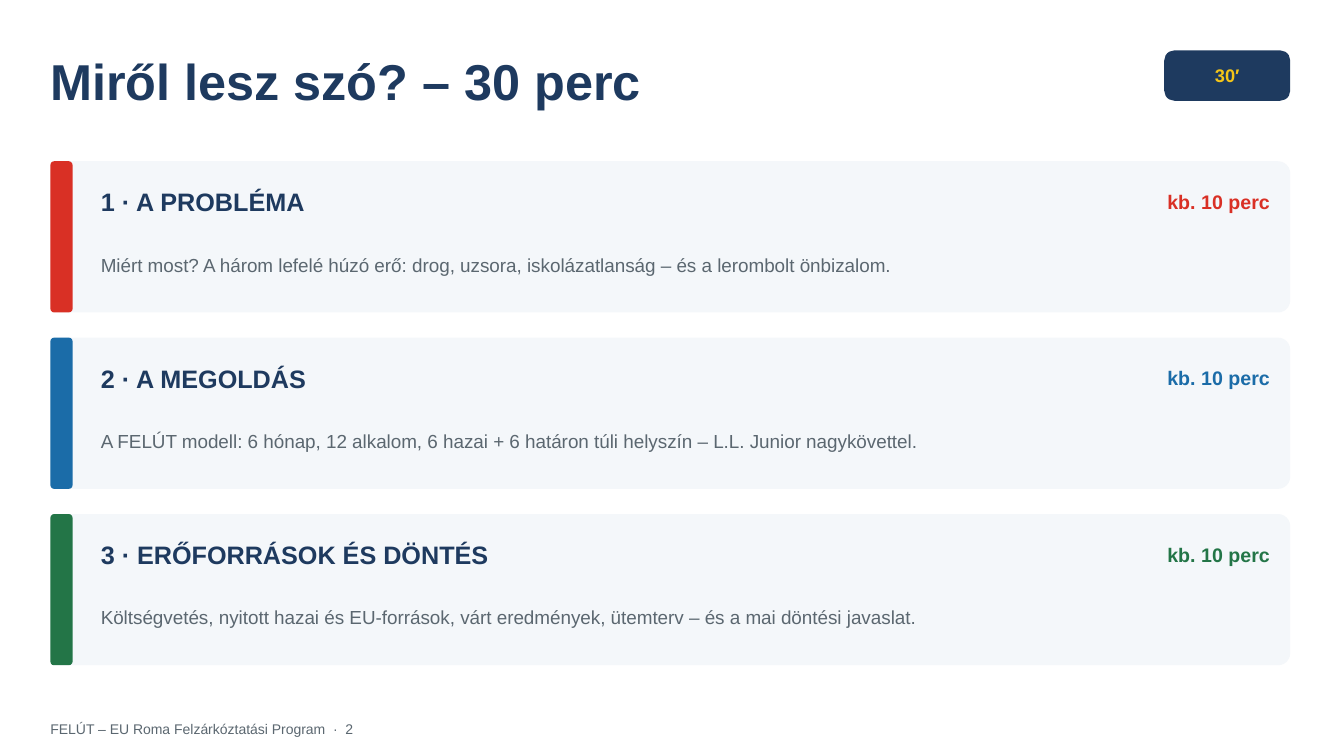
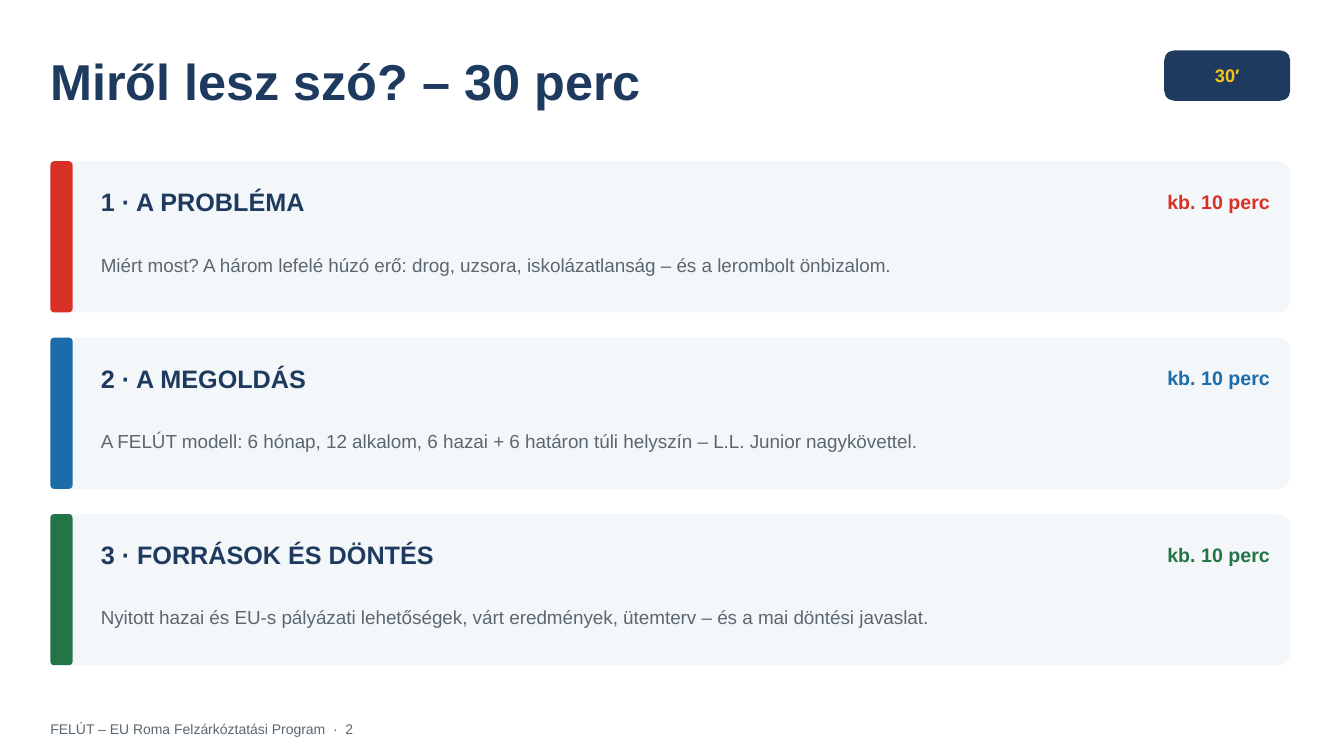
Before and after one commit to ferencszegedi-cmd/aurapro-website, a slide deck: slide 2 of eu-roma-program/prezentacio/FELUT_EU_Roma_Felzarkoztatasi_Program.pptx. Drawn at 1344x756 pixels with LibreOffice and Linux fonts; fonts in the diff are those of the drawing. Boxes give left, top, right and bottom in pixels: in the first picture for what was removed or moved away, otherwise in the second. Text is boxed around its words. In the diff, an @@ line names an element or a change of style, - is before the commit and + after.

```diff
--- a/eu-roma-program/prezentacio/FELUT_EU_Roma_Felzarkoztatasi_Program.pptx
+++ b/eu-roma-program/prezentacio/FELUT_EU_Roma_Felzarkoztatasi_Program.pptx
@@ text at [101, 544, 434, 565]: text changed @@
-3 · ERŐFORRÁSOK ÉS DÖNTÉS
+3 · FORRÁSOK ÉS DÖNTÉS
@@ text at [101, 610, 928, 628]: text changed @@
-Költségvetés, nyitott hazai és EU-források, várt eredmények, ütemterv – és a mai döntési javaslat.
+Nyitott hazai és EU-s pályázati lehetőségek, várt eredmények, ütemterv – és a mai döntési javaslat.
```
Also in this commit, not shown: 5 other slides changed, 1 slide removed, 5 other files.
